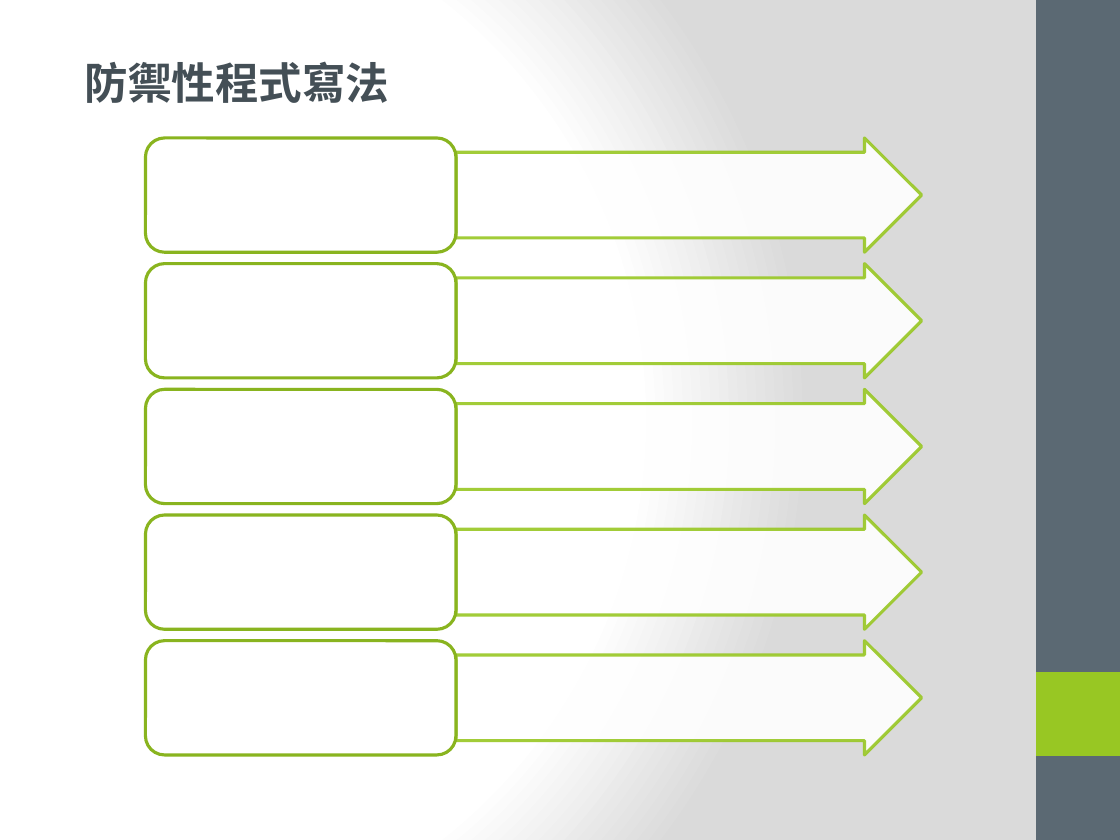
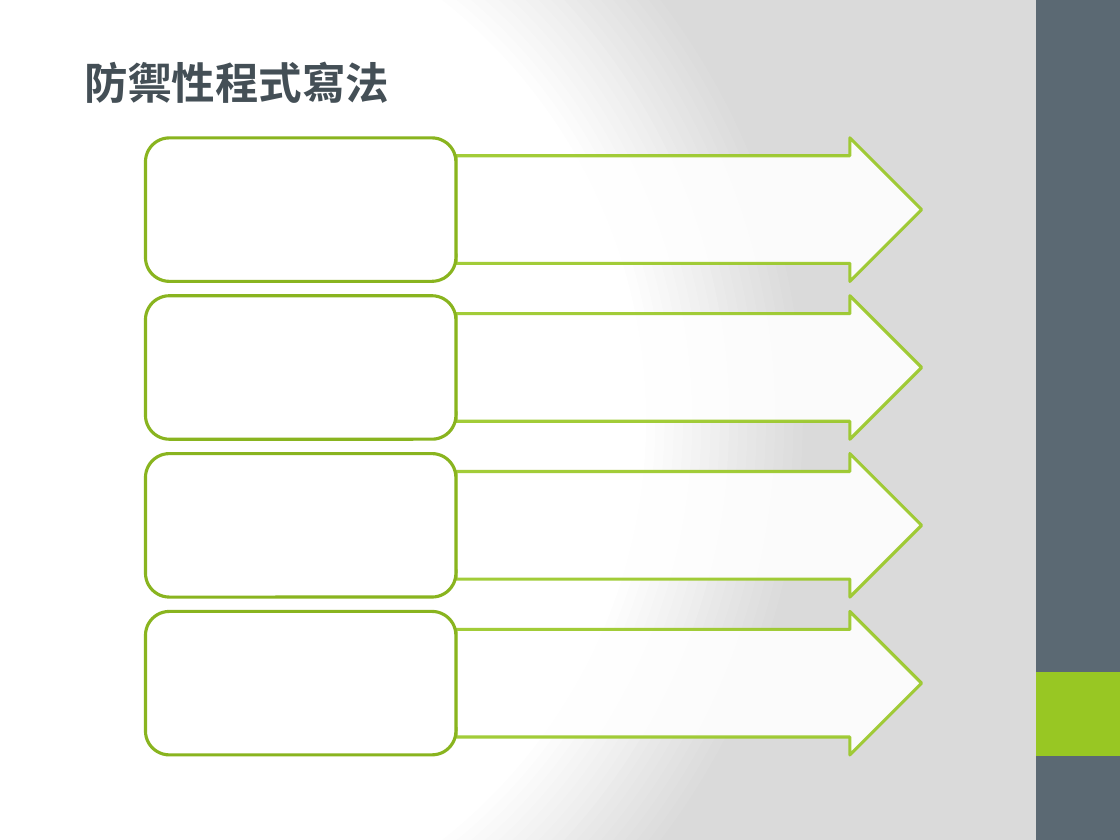
Before and after one commit to YuRuLiu/challenges, a slide deck: slide 6 of Learning-Defensive-programming/Learning-Defensive-programming.pptx. Drawn at 1120x840 pixels with LibreOffice and Linux fonts; fonts in the diff are those of the drawing. Boxes give left, top, right and bottom in pixels: in the first picture for what was removed or moved away, otherwise in the second. Text is boxed around its words. In the diff, an @@ line names an element or a change of style, - is before the commit and + after.

```diff
--- a/Learning-Defensive-programming/Learning-Defensive-programming.pptx
+++ b/Learning-Defensive-programming/Learning-Defensive-programming.pptx
@@ rounded rectangle: place and size @@
-rounded rectangle at bbox=[146, 138, 456, 252]
+rounded rectangle at bbox=[146, 138, 456, 281]
@@ right arrow: place and size @@
-right arrow at bbox=[456, 138, 922, 252]
+right arrow at bbox=[456, 138, 922, 281]
@@ rounded rectangle: place and size @@
-rounded rectangle at bbox=[146, 263, 456, 377]
+rounded rectangle at bbox=[146, 296, 456, 439]
@@ right arrow: place and size @@
-right arrow at bbox=[456, 263, 922, 377]
+right arrow at bbox=[456, 296, 922, 439]
@@ rounded rectangle removed at bbox=[146, 390, 456, 504] @@
@@ right arrow removed at bbox=[456, 390, 922, 504] @@
@@ rounded rectangle: place and size @@
-rounded rectangle at bbox=[146, 515, 456, 629]
+rounded rectangle at bbox=[146, 454, 456, 597]
@@ right arrow: place and size @@
-right arrow at bbox=[456, 515, 922, 629]
+right arrow at bbox=[456, 454, 922, 597]
@@ rounded rectangle: place and size @@
-rounded rectangle at bbox=[146, 641, 456, 755]
+rounded rectangle at bbox=[146, 612, 456, 755]
@@ right arrow: place and size @@
-right arrow at bbox=[456, 641, 922, 755]
+right arrow at bbox=[456, 612, 922, 755]
```
Also in this commit, not shown: 2 other slides changed, 1 slide removed.
